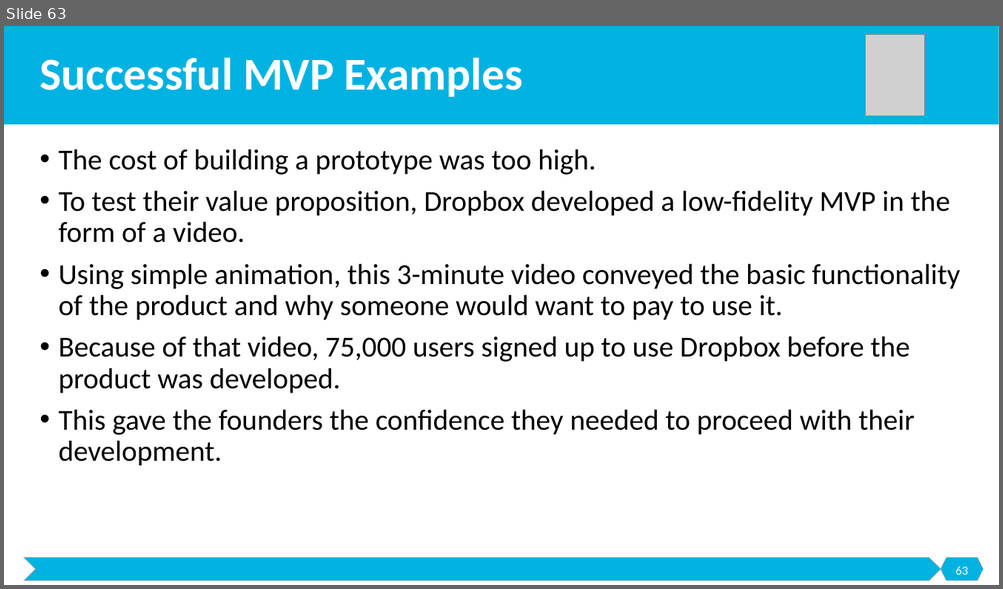
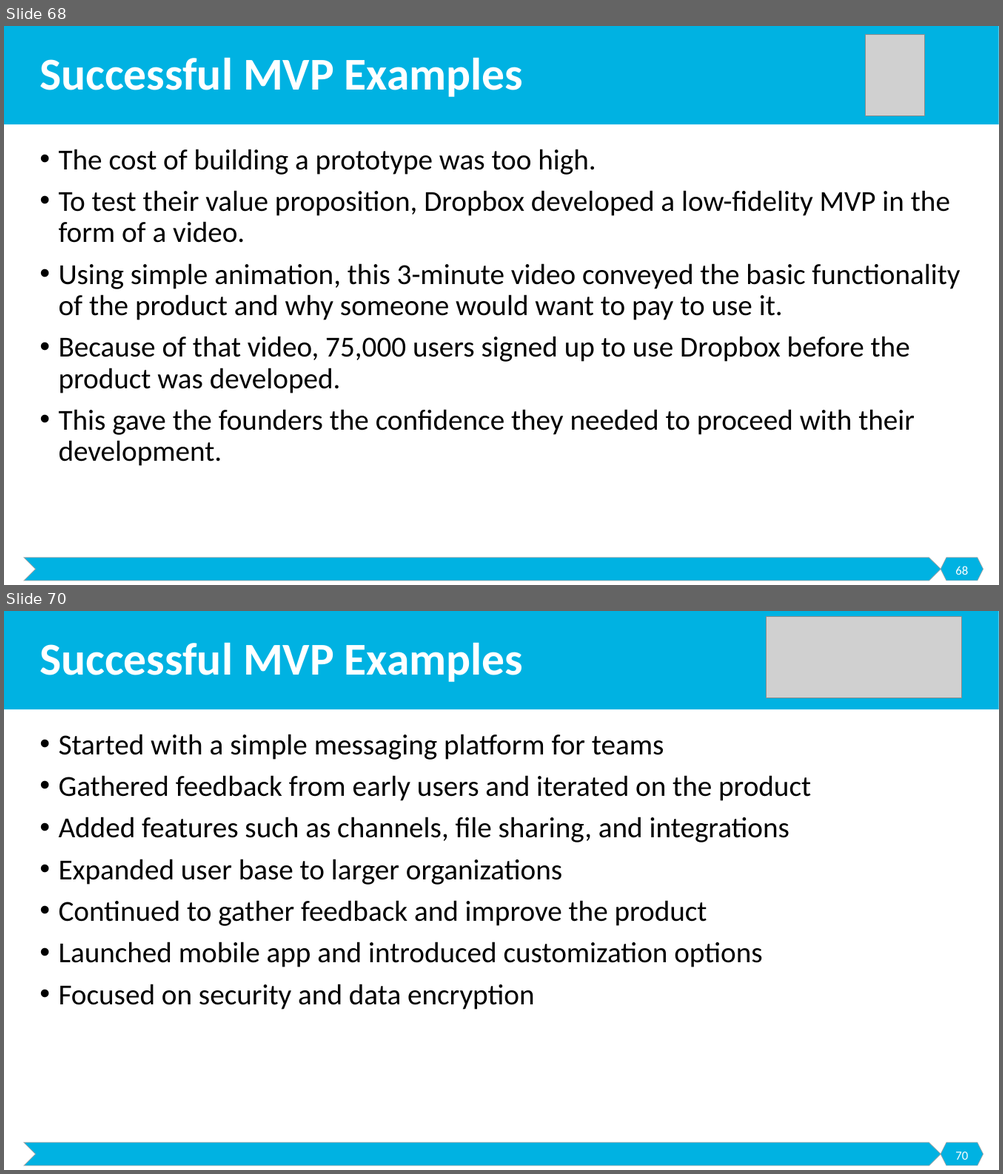
Before and after one commit to malenezi/malenezi, a slide deck: SE495/Lectures/4-Development and Prototyping/Development and Prototyping.pptx. Shown one above the other, each under a label of ours: slide 63 before the commit, slides 68 and 70 after it; the slides between them are not shown. The pictures are 1003x589 and 1003x1174 pixels, drawn with LibreOffice and Linux fonts; fonts in the diff are those of the drawing; grey boxes stand for pictures. Boxes give left, top, right and bottom in pixels: in the first picture for what was removed or moved away, otherwise in the second. Text is boxed around its words. In the diff, an @@ line names an element or a change of style, - is before the commit and + after.

```diff
--- a/SE495/Lectures/4-Development and Prototyping/Development and Prototyping.pptx
+++ b/SE495/Lectures/4-Development and Prototyping/Development and Prototyping.pptx
@@ slide 70 added at (4, 611, 999, 1170), background #FFFFFF; not listed: 3 template elements that a slide beside it also shows @@
@@ picture added at (765, 617, 962, 698) @@
@@ title added at (40, 642, 523, 682), 44 pt, text #FFFFFF, bold @@
+Successful MVP Examples
@@ text added at (59, 734, 811, 1010), 28 pt, text #000000 @@
+• Started with a simple messaging platform for teams
+• Gathered feedback from early users and iterated on the product
+• Added features such as channels, file sharing, and integrations
+• Expanded user base to larger organizations
+• Continued to gather feedback and improve the product
+• Launched mobile app and introduced customization options
+• Focused on security and data encryption
@@ page number added at (955, 1152, 967, 1160), 12 pt, text #FFFFFF @@
+70
@@ what was slide 63 is now slide 68 @@
@@ page number at (955, 566, 967, 575): text changed @@
-63
+68
```
Also in this commit, not shown: 1 slide changed, 5 other slides added.
